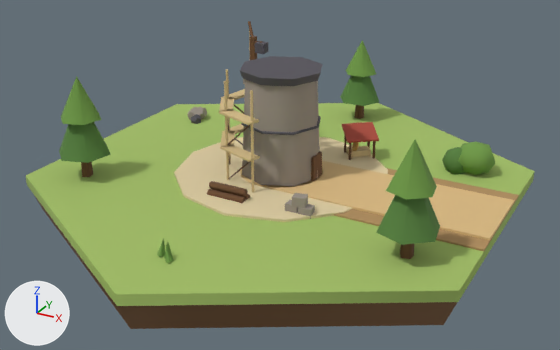
Renders of the glTF model assets/tiles/tile_base_builder.glb from each side of a commit.
Both versions are drawn from a 50 mm camera at (1.344, -2.457, 1.22) aimed at (0.027, -0.062, 0.023). The axes (+X, +Y, +Z) are drawn at lower left. The lights are the same throughout. The older version comes first. Where no turn or scale is listed for an object, it has been applied to the vertices.

In view in the first picture: 'courtyard', 'deco_stone_2_a', 'deco_stone_2_b', 'deco_tree_1_crown', 'deco_tree_1_crown_b', 'deco_tree_1_trunk', 'deco_tree_3_crown', 'deco_tree_3_crown_b', 'deco_tree_3_trunk', 'deco_tree_5_crown', 'deco_tree_5_crown_b', 'deco_tuft_4_0', 'deco_tuft_4_1', 'deco_tuft_4_2', 'ground', 'ground_soil', 'road_surface_0', 'road_verge_0', 'tower_body', 'tower_cap' and 28 more.
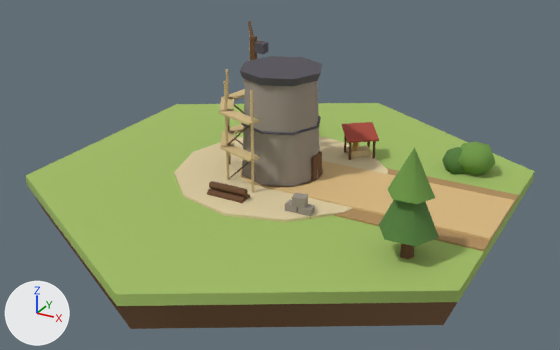
Scene script edits in JSON lines:
```json
{"op": "set", "path": "ob_deco_tree_1_trunk.location", "old": "(0.0, 0.76, 0.054)", "new": "(0.658, -0.38, 0.054)"}
{"op": "set", "path": "ob_deco_tree_1_crown.location", "old": "(0.0, 0.76, 0.195)", "new": "(0.658, -0.38, 0.195)"}
{"op": "set", "path": "ob_deco_tree_1_crown_b.location", "old": "(0.0, 0.76, 0.293)", "new": "(0.658, -0.38, 0.293)"}
{"op": "remove", "block": "ob_deco_stone_2_a", "code": ["ob_deco_stone_2_a = bpy.data.objects.new('deco_stone_2_a', me_mesh_58)", "ob_deco_stone_2_a.location = (-0.658, 0.38, 0.022)"]}
{"op": "remove", "block": "ob_deco_stone_2_b", "code": ["ob_deco_stone_2_b = bpy.data.objects.new('deco_stone_2_b', me_mesh_59)", "ob_deco_stone_2_b.location = (-0.633, 0.332, 0.01)"]}
{"op": "remove", "block": "ob_deco_tree_3_trunk", "code": ["ob_deco_tree_3_trunk = bpy.data.objects.new('deco_tree_3_trunk', me_mesh_60)", "ob_deco_tree_3_trunk.location = (-0.658, -0.38, 0.059)"]}
{"op": "remove", "block": "ob_deco_tree_3_crown", "code": ["ob_deco_tree_3_crown = bpy.data.objects.new('deco_tree_3_crown', me_mesh_61)", "ob_deco_tree_3_crown.location = (-0.658, -0.38, 0.212)"]}
{"op": "remove", "block": "ob_deco_tree_3_crown_b", "code": ["ob_deco_tree_3_crown_b = bpy.data.objects.new('deco_tree_3_crown_b', me_mesh_62)", "ob_deco_tree_3_crown_b.location = (-0.658, -0.38, 0.317)"]}
{"op": "remove", "block": "ob_deco_tuft_4_0", "code": ["ob_deco_tuft_4_0 = bpy.data.objects.new('deco_tuft_4_0', me_mesh_63)", "ob_deco_tuft_4_0.location = (0.018, -0.771, 0.03)"]}
{"op": "remove", "block": "ob_deco_tuft_4_1", "code": ["ob_deco_tuft_4_1 = bpy.data.objects.new('deco_tuft_4_1', me_mesh_64)", "ob_deco_tuft_4_1.location = (0.006, -0.75, 0.03)"]}
{"op": "remove", "block": "ob_deco_tuft_4_2", "code": ["ob_deco_tuft_4_2 = bpy.data.objects.new('deco_tuft_4_2', me_mesh_65)", "ob_deco_tuft_4_2.location = (-0.018, -0.749, 0.03)"]}
{"op": "remove", "block": "ob_deco_tree_5_crown", "code": ["ob_deco_tree_5_crown = bpy.data.objects.new('deco_tree_5_crown', me_mesh_67)", "ob_deco_tree_5_crown.location = (0.658, -0.38, 0.21)"]}
{"op": "remove", "block": "ob_deco_tree_5_crown_b", "code": ["ob_deco_tree_5_crown_b = bpy.data.objects.new('deco_tree_5_crown_b', me_mesh_68)", "ob_deco_tree_5_crown_b.location = (0.658, -0.38, 0.314)"]}
```

Boxes (x1, y1, x2, y2) around the edits, measured in the pictures (560 x 350 px):
```json
{"object": "deco_tree_1_crown", "change": "moved", "before": [340, 75, 379, 106], "after": [379, 200, 439, 246]}
{"object": "deco_tree_5_crown", "change": "deleted", "before": [376, 195, 440, 245], "on screen": "green"}
{"object": "deco_tree_1_crown_b", "change": "moved", "before": [346, 40, 376, 77], "after": [388, 147, 435, 204]}
{"object": "deco_tree_5_crown_b", "change": "deleted", "before": [386, 139, 437, 200], "on screen": "green"}
{"object": "deco_tree_3_crown", "change": "deleted", "before": [59, 122, 111, 163], "on screen": "green"}
{"object": "deco_tree_3_crown_b", "change": "deleted", "before": [61, 76, 102, 125], "on screen": "green"}
{"object": "deco_tree_1_trunk", "change": "moved", "before": [355, 105, 364, 119], "after": [400, 244, 414, 259]}
{"object": "deco_stone_2_a", "change": "deleted", "before": [187, 107, 207, 120]}
{"object": "deco_tree_3_trunk", "change": "deleted", "before": [81, 162, 93, 177]}
{"object": "deco_tuft_4_0", "change": "deleted", "before": [165, 245, 174, 263]}
{"object": "deco_tuft_4_2", "change": "deleted", "before": [157, 238, 165, 257]}
{"object": "deco_stone_2_b", "change": "deleted", "before": [191, 114, 201, 124]}
{"object": "deco_tuft_4_1", "change": "deleted", "before": [164, 242, 173, 258]}
```
